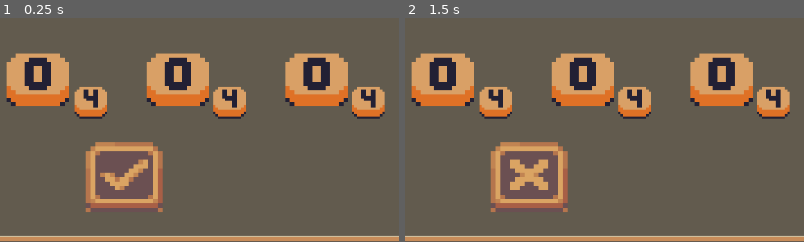
Above: before the commit, frames 1-2 (left to right).
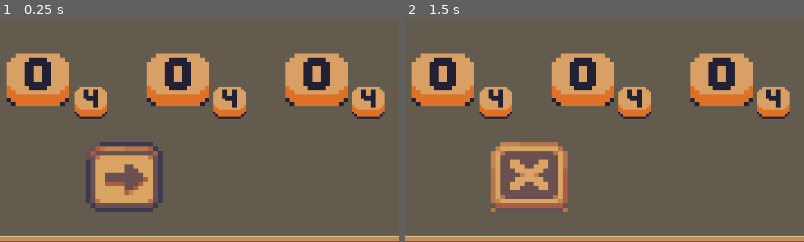
Above: after the commit, the same moments.

Repository: ztacio/MRUHacks-2026
Game: Godot game, scene res://minigame2.tscn
Same seed, same stepped clock (60 frames per second), same inputs: the game is played once before the commit and once after it. This scene is started directly instead of the project's main scene.
Inputs (mouse positions are % of the whole screen's width and height, from its top left):
- Up to frame 1 (0.25 s): no input
- Up to frame 2 (1.5 s): tap Enter at 0.5 s; move the mouse to (50, 85) at 0.52 s; hold Right (ui_right) 0.53-1.28 s; tap E (interact) at 0.6, 1.35 s; click (50, 85) at 0.67 s; tap Space at 1.25 s; move the mouse to (22, 64) at 1.27 s; hold Down (ui_down) from 1.28 s (still down); click (22, 64) at 1.42 s
The pictures show only the part of the screen within x 34-84%, y 50-100%; the shares and areas given below are measured in that part.

The runs differ from the first frame. In frame 1, 5.1% of the frame differs, in the area x 21-41%, y 55-87%; in frame 2, nothing differs.

Commit message:
minigame1 done
for some reason maps dont take u back ??

Diff:
--- a/enter_button.gd
+++ b/enter_button.gd
@@ -1,13 +1,15 @@
 extends Node2D
 
 @onready var animated_sprite: AnimatedSprite2D = $"../AnimatedSprite2D"
-@onready var label: Label = $"../../MarginContainer/MarginContainer/HBoxContainer/Label"
+
+func _ready() -> void:
+	animated_sprite.play("submit")
 
 
 func _input_event(_viewport: Node, event: InputEvent, _shape_idx: int) -> void:
 	if event is InputEventMouseButton:
 		if event.button_index == MOUSE_BUTTON_LEFT and event.pressed:
-
+			print(get_tree().current_scene.get_path())
 			var character1 = get_node_or_null("/root/Textbox/Elements/E1/AnimatedSprite2D")
 			var character2 = get_node_or_null("/root/Textbox/Elements/E2/AnimatedSprite2D")
 			var character3 = get_node_or_null("/root/Textbox/Elements/E3/AnimatedSprite2D")
@@ -26,19 +28,7 @@
 			and character6.animation == "4" \
 			and character7.animation == "1" \
 			and character8.animation == "3":
-
-
 				animated_sprite.play("correct")
-				label.text = "HEYYYYY LFG!"
-				Global.has_watering_can = true
-				print("Watering can acquired!")
-
-
-				await get_tree().create_timer(3).timeout
-
-				get_tree().change_scene_to_file("res://river.tscn")
-
-
 			else:
 				animated_sprite.play("wrong")
 				await get_tree().create_timer(1.5).timeout
--- /dev/null
+++ b/m1_enter.gd
@@ -0,0 +1,24 @@
+extends Node2D
+
+@onready var animated_sprite: AnimatedSprite2D = $"../AnimatedSprite2D"
+
+func _ready() -> void:
+	animated_sprite.play("submit")
+
+
+func _input_event(_viewport: Node, event: InputEvent, _shape_idx: int) -> void:
+	if event is InputEventMouseButton:
+		if event.button_index == MOUSE_BUTTON_LEFT and event.pressed:
+			var character1 = get_node_or_null("/root/Textbox/Q1/AnimatedSprite2D")
+			var character2 = get_node_or_null("/root/Textbox/Q2/AnimatedSprite2D")
+			var character3 = get_node_or_null("/root/Textbox/Q3/AnimatedSprite2D")
+
+
+			if character1.animation == "A" \
+			and character2.animation == "B" \
+			and character3.animation == "C" :
+				animated_sprite.play("correct")
+			else:
+				animated_sprite.play("wrong")
+				await get_tree().create_timer(1.5).timeout
+				animated_sprite.play("submit")
--- /dev/null
+++ b/minigame1.tscn
@@ -0,0 +1,114 @@
+[gd_scene format=3 uid="uid://cwpctf0cud6hd"]
+
+[ext_resource type="FontFile" uid="uid://dsnau1dk5cagb" path="res://PressStart2P-Regular.ttf" id="1_joiig"]
+[ext_resource type="PackedScene" uid="uid://dye3oilyxgqd1" path="res://multiple_choice_buttons.tscn" id="2_hgd3r"]
+[ext_resource type="PackedScene" uid="uid://di1vddfofwnfo" path="res://minigame1_enterbutton.tscn" id="3_k0e1f"]
+
+[sub_resource type="StyleBoxFlat" id="StyleBoxFlat_esw2o"]
+bg_color = Color(0.8156863, 0.74509805, 0.6117647, 1)
+border_width_left = 6
+border_width_top = 6
+border_width_right = 6
+border_width_bottom = 6
+border_color = Color(0.78039217, 0.54901963, 0.34901962, 1)
+
+[node name="Textbox" type="CanvasLayer" unique_id=1066764371]
+
+[node name="MarginContainer2" type="MarginContainer" parent="." unique_id=277208526]
+anchors_preset = -1
+anchor_top = 0.75500005
+anchor_right = 1.0
+anchor_bottom = 1.0
+offset_left = 16.0
+offset_top = -665.24
+offset_right = -596.0
+offset_bottom = -258.99997
+grow_horizontal = 2
+grow_vertical = 0
+offset_transform_enabled = true
+offset_transform_position = Vector2(0, 243)
+theme_override_constants/margin_left = -16
+theme_override_constants/margin_top = -67
+theme_override_constants/margin_right = -16
+theme_override_constants/margin_bottom = -16
+
+[node name="Panel" type="Panel" parent="MarginContainer2" unique_id=757003555]
+layout_mode = 2
+theme_override_styles/panel = SubResource("StyleBoxFlat_esw2o")
+
+[node name="MarginContainer" type="MarginContainer" parent="MarginContainer2" unique_id=1938209991]
+layout_mode = 2
+theme_override_constants/margin_left = 8
+theme_override_constants/margin_top = 8
+theme_override_constants/margin_right = 8
+theme_override_constants/margin_bottom = 8
+
+[node name="Panel" type="Panel" parent="MarginContainer2/MarginContainer" unique_id=840771561]
+layout_mode = 2
+
+[node name="HBoxContainer" type="HBoxContainer" parent="MarginContainer2/MarginContainer" unique_id=1991062909]
+layout_mode = 2
+
+[node name="Label" type="Label" parent="MarginContainer2/MarginContainer/HBoxContainer" unique_id=1979979969]
+layout_mode = 2
+size_flags_horizontal = 3
+theme_override_fonts/font = ExtResource("1_joiig")
+text = "Match the type of water source to the description by selecting the answer
+
+1. A hole, pit or shaft sunk into the earth to tap an underground source of water
+
+2. A smaller stream which flows into a larger stream or river
+
+3. Water saturated land where aquatic plants and animals live
+
+
+
+A. Tributary
+B. Wetlands
+C. A Well"
+autowrap_mode = 3
+
+[node name="MarginContainer" type="MarginContainer" parent="." unique_id=1691470618]
+anchors_preset = -1
+anchor_top = 0.75500005
+anchor_right = 1.0
+anchor_bottom = 1.0
+offset_left = 589.0
+offset_top = -421.24002
+offset_right = -17.0
+offset_bottom = -14.0
+grow_horizontal = 2
+grow_vertical = 0
+theme_override_constants/margin_left = -16
+theme_override_constants/margin_top = -67
+theme_override_constants/margin_right = -16
+theme_override_constants/margin_bottom = -16
+
+[node name="Panel" type="Panel" parent="MarginContainer" unique_id=741720790]
+layout_mode = 2
+theme_override_styles/panel = SubResource("StyleBoxFlat_esw2o")
+
+[node name="MarginContainer" type="MarginContainer" parent="MarginContainer" unique_id=1577559304]
+layout_mode = 2
+theme_override_constants/margin_left = 8
+theme_override_constants/margin_top = 8
+theme_override_constants/margin_right = 8
+theme_override_constants/margin_bottom = 8
+
+[node name="Panel" type="Panel" parent="MarginContainer/MarginContainer" unique_id=786189931]
+layout_mode = 2
+
+[node name="HBoxContainer" type="HBoxContainer" parent="MarginContainer/MarginContainer" unique_id=287821127]
+layout_mode = 2
+
+[node name="Q1" parent="." unique_id=1154692723 instance=ExtResource("2_hgd3r")]
+position = Vector2(800, 98)
+
+[node name="Q2" parent="." unique_id=1947212199 instance=ExtResource("2_hgd3r")]
+position = Vector2(800, 238)
+
+[node name="Q3" parent="." unique_id=1783665591 instance=ExtResource("2_hgd3r")]
+position = Vector2(801, 388)
+
+[node name="CharacterBody2D" parent="." unique_id=752672529 instance=ExtResource("3_k0e1f")]
+position = Vector2(1000, 518)
--- /dev/null
+++ b/minigame1_enterbutton.tscn
@@ -0,0 +1,61 @@
+[gd_scene format=3 uid="uid://di1vddfofwnfo"]
+
+[ext_resource type="Texture2D" uid="uid://bs2gn7fwg48h6" path="res://assets/Modern_UI_Style_1.png" id="1_q8a4b"]
+[ext_resource type="Script" uid="uid://bv07xxmmruxna" path="res://m1_enter.gd" id="2_imtus"]
+
+[sub_resource type="AtlasTexture" id="AtlasTexture_8lwqr"]
+atlas = ExtResource("1_q8a4b")
+region = Rect2(736, 336, 16, 16)
+
+[sub_resource type="AtlasTexture" id="AtlasTexture_erty7"]
+atlas = ExtResource("1_q8a4b")
+region = Rect2(608, 224, 16, 16)
+
+[sub_resource type="AtlasTexture" id="AtlasTexture_l2ovr"]
+atlas = ExtResource("1_q8a4b")
+region = Rect2(784, 336, 16, 16)
+
+[sub_resource type="SpriteFrames" id="SpriteFrames_kx44i"]
+animations = [{
+"frames": [{
+"duration": 1.0,
+"texture": SubResource("AtlasTexture_8lwqr")
+}],
+"loop": 1,
+"name": &"correct",
+"speed": 5.0
+}, {
+"frames": [{
+"duration": 1.0,
+"texture": SubResource("AtlasTexture_erty7")
+}],
+"loop": 1,
+"name": &"submit",
+"speed": 5.0
+}, {
+"frames": [{
+"duration": 1.0,
+"texture": SubResource("AtlasTexture_l2ovr")
+}],
+"loop": 1,
+"name": &"wrong",
+"speed": 5.0
+}]
+
+[sub_resource type="RectangleShape2D" id="RectangleShape2D_j3ee7"]
+size = Vector2(114, 103)
+
+[node name="CharacterBody2D" type="CharacterBody2D" unique_id=752672529]
+
+[node name="AnimatedSprite2D" type="AnimatedSprite2D" parent="." unique_id=1081919163]
+position = Vector2(55.5, 50.5)
+scale = Vector2(6.9375, 6.3124995)
+sprite_frames = SubResource("SpriteFrames_kx44i")
+animation = &"correct"
+
+[node name="Area2D" type="Area2D" parent="." unique_id=1417200628]
+script = ExtResource("2_imtus")
+
+[node name="CollisionShape2D" type="CollisionShape2D" parent="Area2D" unique_id=414342455]
+position = Vector2(56, 50.5)
+shape = SubResource("RectangleShape2D_j3ee7")
--- /dev/null
+++ b/mp_buttons.gd
@@ -0,0 +1,15 @@
+extends Area2D
+
+@onready var animated_sprite: AnimatedSprite2D = $"../AnimatedSprite2D"
+
+func _input_event(_viewport: Node, event: InputEvent, _shape_idx: int) -> void:
+	if event is InputEventMouseButton:
+		if event.button_index == MOUSE_BUTTON_LEFT and event.pressed:
+			var current_anim = animated_sprite.animation
+
+			if current_anim == "A":
+				animated_sprite.play("B")
+			elif current_anim == "B":
+				animated_sprite.play("C")
+			elif current_anim == "C":
+				animated_sprite.play("A")
--- /dev/null
+++ b/multiple_choice_buttons.tscn
@@ -0,0 +1,61 @@
+[gd_scene format=3 uid="uid://dye3oilyxgqd1"]
+
+[ext_resource type="Texture2D" uid="uid://eb5ciy8pu38f" path="res://assets/button-letters.png" id="1_scrb0"]
+[ext_resource type="Script" uid="uid://dn6riio7juqyo" path="res://mp_buttons.gd" id="2_ya3t8"]
+
+[sub_resource type="AtlasTexture" id="AtlasTexture_ya3t8"]
+atlas = ExtResource("1_scrb0")
+region = Rect2(9, 3, 14, 14)
+
+[sub_resource type="AtlasTexture" id="AtlasTexture_qefwd"]
+atlas = ExtResource("1_scrb0")
+region = Rect2(9, 27, 14, 14)
+
+[sub_resource type="AtlasTexture" id="AtlasTexture_8kd1v"]
+atlas = ExtResource("1_scrb0")
+region = Rect2(9, 51, 14, 14)
+
+[sub_resource type="SpriteFrames" id="SpriteFrames_j3ee7"]
+animations = [{
+"frames": [{
+"duration": 1.0,
+"texture": SubResource("AtlasTexture_ya3t8")
+}],
+"loop": 1,
+"name": &"A",
+"speed": 5.0
+}, {
+"frames": [{
+"duration": 1.0,
+"texture": SubResource("AtlasTexture_qefwd")
+}],
+"loop": 1,
+"name": &"B",
+"speed": 5.0
+}, {
+"frames": [{
+"duration": 1.0,
+"texture": SubResource("AtlasTexture_8kd1v")
+}],
+"loop": 1,
+"name": &"C",
+"speed": 5.0
+}]
+
+[sub_resource type="RectangleShape2D" id="RectangleShape2D_kx44i"]
+size = Vector2(99, 83)
+
+[node name="CharacterBody2D" type="CharacterBody2D" unique_id=1154692723]
+
+[node name="AnimatedSprite2D" type="AnimatedSprite2D" parent="." unique_id=649674514]
+position = Vector2(49.5, 41.500008)
+scale = Vector2(7.0714283, 5.928571)
+sprite_frames = SubResource("SpriteFrames_j3ee7")
+animation = &"C"
+
+[node name="Area2D" type="Area2D" parent="." unique_id=1455190052]
+script = ExtResource("2_ya3t8")
+
+[node name="CollisionShape2D" type="CollisionShape2D" parent="Area2D" unique_id=32008058]
+position = Vector2(49.5, 41.5)
+shape = SubResource("RectangleShape2D_kx44i")
Not shown: 1 places in enter.tscn that only renumber resources
Not shown, added: m1_enter.gd.uid
Not shown, added: mp_buttons.gd.uid
Not shown: 1 places in numbers.tscn that only renumber resources
